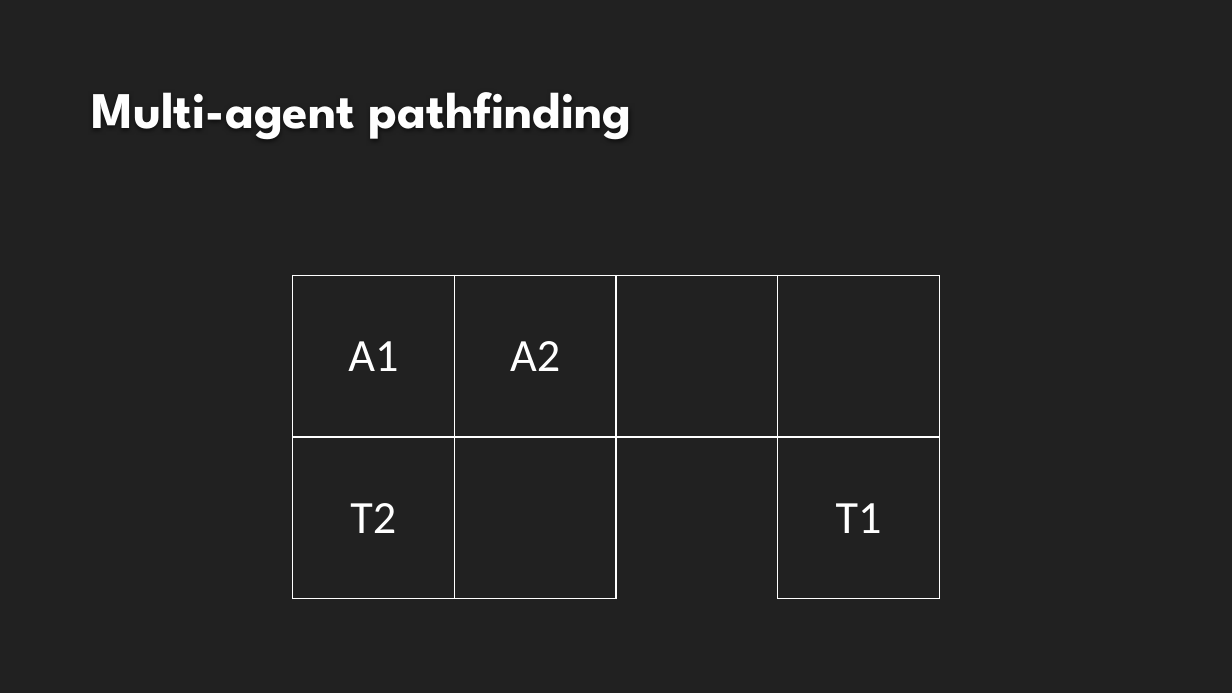
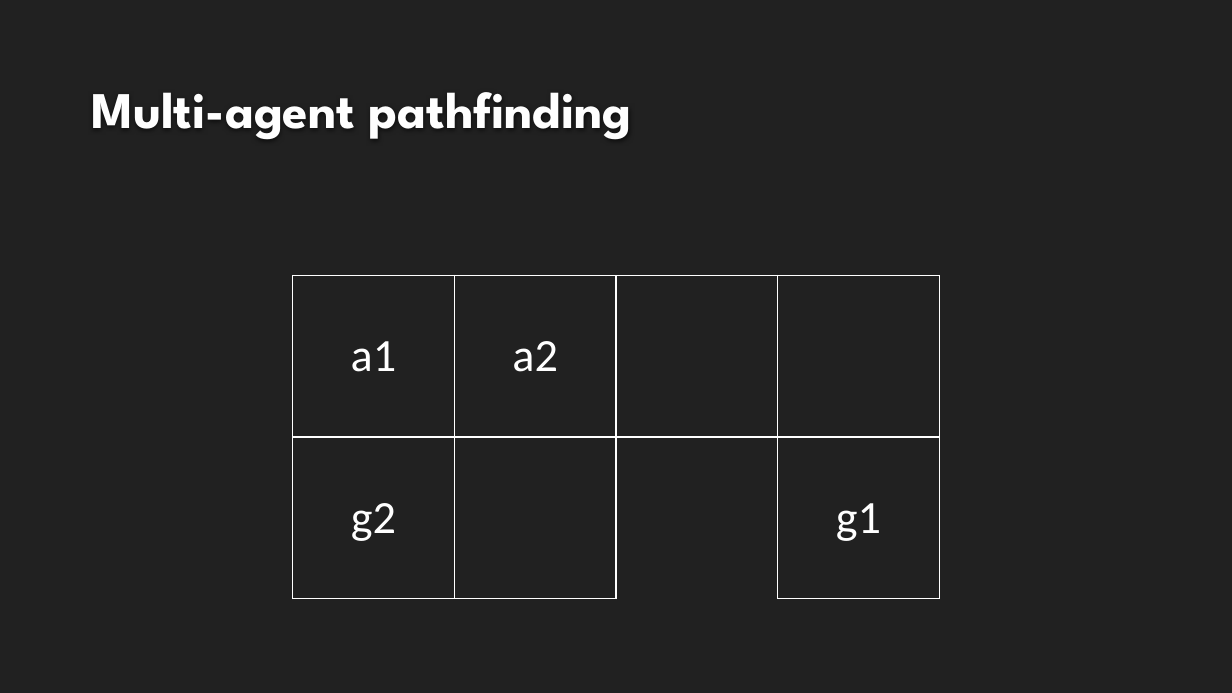
Before and after one commit to VikingDai/Honours-MAPF, a slide deck: slide 5 of Documents/Intermediate Presentation/NewPresentation.pptx. Drawn at 1232x693 pixels with LibreOffice and Linux fonts; fonts in the diff are those of the drawing; background and template pictures are left out. Boxes give left, top, right and bottom in pixels: in the first picture for what was removed or moved away, otherwise in the second. Text is boxed around its words. In the diff, an @@ line names an element or a change of style, - is before the commit and + after.

```diff
--- a/Documents/Intermediate Presentation/NewPresentation.pptx
+++ b/Documents/Intermediate Presentation/NewPresentation.pptx
@@ table at box(293, 275, 940, 599) @@
-row 1, column 1: A1
+row 1, column 1: a1
-row 1, column 2: A2
+row 1, column 2: a2
-row 2, column 1: T2
+row 2, column 1: g2
-row 2, column 4: T1
+row 2, column 4: g1
```
Also in this commit, not shown: 17 other slides changed, 23 slides added, 12 slides removed, 3 other files.
